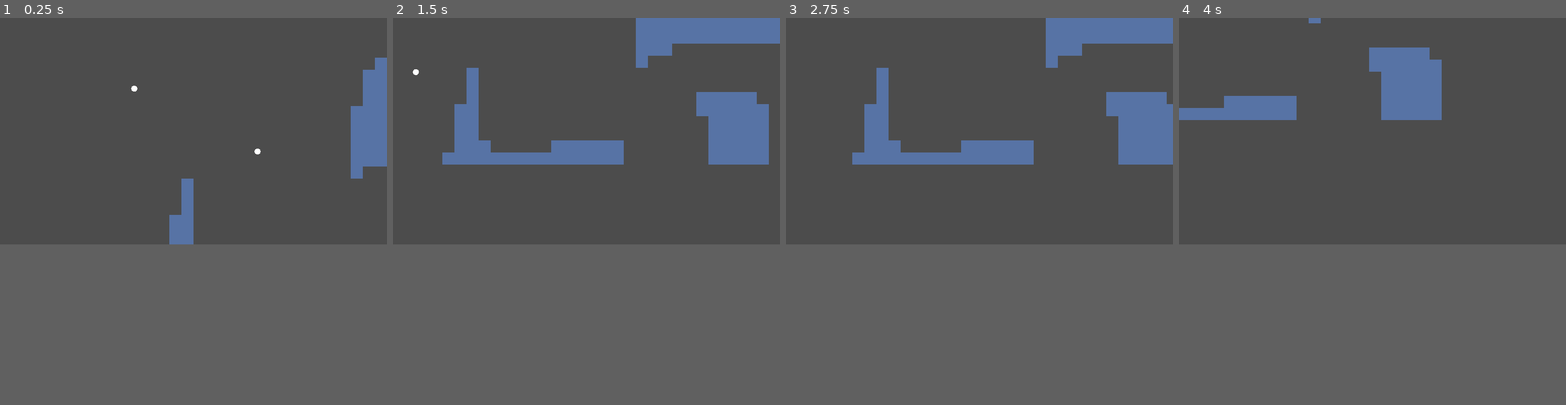
Above: before the commit, frames 1-4 (left to right).
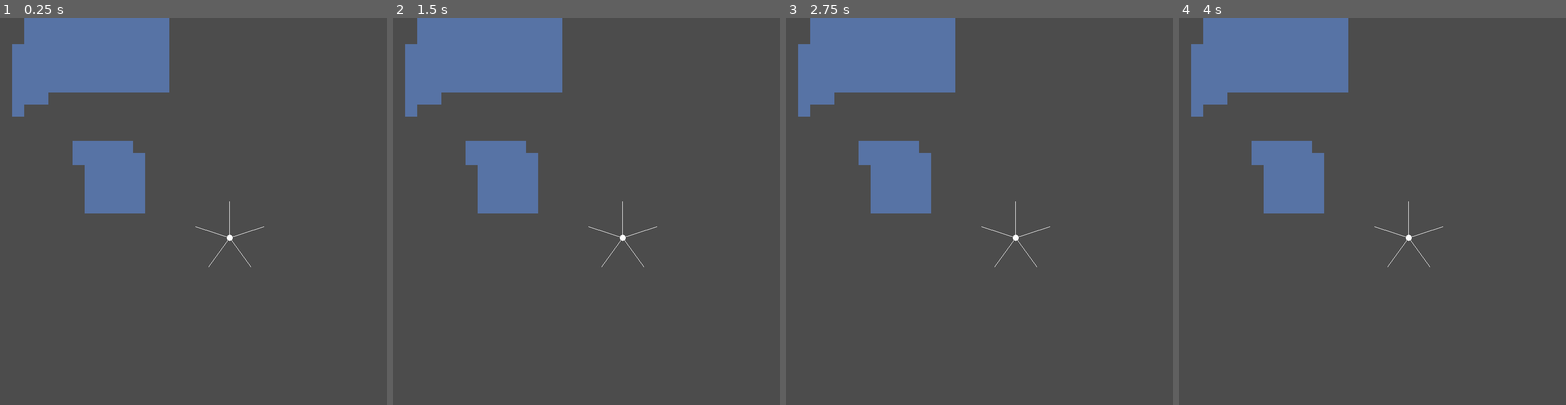
Above: after the commit, the same moments.

Repository: Synthasmagoria/Project-Seeker
Game: Godot game, scene res://levels/test/test.tscn
Two runs of this game, one before a commit and one after it. Both use one fixed random seed, a clock stepped at 60 frames per second and the inputs below.
Inputs:
- Up to frame 1 (0.25 s): no input
- Up to frame 2 (1.5 s): tap Enter (ui_accept) at 0.5, 0.6 s; hold Right (right) from 0.53 s (still down); tap Shift (jump) at 0.77, 0.8, 1.07, 1.35 s
- Up to frame 3 (2.75 s): tap Shift (jump) at 1.52, 1.82, 2.3 s; tap Enter (ui_accept) at 1.55, 2.1 s; release Right (right) at 2.03 s; hold Left (left) from 2.03 s (still down)
- Up to frame 4 (4 s): release Left (left) at 2.78 s; hold Right (right) from 2.78 s (still down); tap Enter (ui_accept) at 2.85 s; tap Shift (jump) at 3.02, 3.32, 3.6, 3.77 s
In our replay, the window is 800x468 before the commit and 800x800 after it. These sizes can differ from the game's own. Grey fills any space a smaller window leaves; there, only what the larger window draws over its background counts as a difference.

The runs differ from the first frame. In frame 1, 14% of the frame differs, in the area x 3-100%, y 0-65%; in frame 2, 18%; in frame 3, 18%; in frame 4, 15%.

Commit message:
Platform jump momentum & death
- Added a parameter to player that monitors the colliding platform's momentum (used in grounded state to gain velocity from a fast-moving platform)
- Added a death state
- Changed some get_node("Hitbox") calls to use scene unique names
as getters instead

Diff:
--- a/project/global/util.gd
+++ b/project/global/util.gd
@@ -13,3 +13,8 @@
 
 static func get_rectangle_shape_rect(col_shape : CollisionShape2D) -> Rect2:
 	return Rect2(col_shape.position - col_shape.shape.extents / 2, col_shape.shape.extents)
+
+## Call a function on all direct children of the passed node
+static func call_on_children(node : Node, f : FuncRef, args : Array = []) -> void:
+	for n in node.get_children():
+		n.callv(f, args)
--- a/project/levels/test/test.tscn
+++ b/project/levels/test/test.tscn
@@ -19,8 +19,7 @@
 export(float) var speed = 100.0
 
 func _ready() -> void:
-#	tween()
-	pass
+	tween()
 #	var _tw = create_tween()
 #	_tw.set_process_mode(Tween.TWEEN_PROCESS_PHYSICS)
 #	_tw.tween_property(self, \"unit_offset\", 1.0, 2.0)
@@ -45,6 +44,11 @@
 "points": PoolVector2Array( 0, 0, 0, 0, 224, 160, 2.97302, 51.136, -2.97302, -51.136, 160, 16, 0, 0, 0, 0, 224, -80, 0, 0, 0, 0, 272, 48 )
 }
 
+[sub_resource type="Curve2D" id=8]
+_data = {
+"points": PoolVector2Array( 0, 0, 0, 0, 624, 336, 1.7818, 86.4172, -1.7818, -86.4172, 832, 208, -5.34539, 72.1628, 5.34539, -72.1628, 624, 128, 0, 0, 0, 0, 816, -16 )
+}
+
 [node name="Test" type="Node2D"]
 __meta__ = {
 "_edit_vertical_guides_": [  ]
@@ -59,7 +63,7 @@
 script = ExtResource( 5 )
 
 [node name="Player" parent="." instance=ExtResource( 2 )]
-position = Vector2( 128, 80 )
+position = Vector2( 576, 288 )
 
 [node name="Path2D" type="Path2D" parent="."]
 position = Vector2( 48, 32 )
@@ -95,7 +99,7 @@
 curve = SubResource( 7 )
 
 [node name="PathFollow" type="PathFollow2D" parent="WheelPath"]
-position = Vector2( 223, 160 )
+position = Vector2( 224, 160 )
 rotate = false
 loop = false
 
@@ -106,7 +110,6 @@
 automatic_distance = 64.0
 automatic_distancing = true
 weight_factor = 3.0
-friction = 1.0
 path_follow_path = NodePath("..")
 path_reached_end_response = 1
 
@@ -122,4 +125,278 @@
 [node name="Platform8" parent="WheelPath/PathFollow/NodeWheelWeight" instance=ExtResource( 4 )]
 position = Vector2( -64, 9.66373e-06 )
 
+[node name="Platform" parent="." instance=ExtResource( 4 )]
+position = Vector2( 448, -240 )
+
+[node name="NodeWheel" type="Node2D" parent="."]
+position = Vector2( 448, -256 )
+script = ExtResource( 6 )
+angular_velocity = 25.0
+automatic_spacing = true
+automatic_distance = 144.0
+automatic_distancing = true
+
+[node name="NodeWheel" type="Node2D" parent="NodeWheel"]
+position = Vector2( -6.29444e-06, -144 )
+script = ExtResource( 6 )
+angular_velocity = 75.0
+automatic_spacing = true
+automatic_distance = 56.0
+automatic_distancing = true
+
+[node name="NodeWheel" type="Node2D" parent="NodeWheel/NodeWheel"]
+position = Vector2( -2.44784e-06, -56 )
+script = ExtResource( 6 )
+automatic_spacing = true
+automatic_distance = 28.0
+automatic_distancing = true
+
+[node name="Platform" parent="NodeWheel/NodeWheel/NodeWheel" instance=ExtResource( 4 )]
+position = Vector2( -1.22392e-06, -28 )
+
+[node name="Platform2" parent="NodeWheel/NodeWheel/NodeWheel" instance=ExtResource( 4 )]
+position = Vector2( 24.2487, 14 )
+
+[node name="Platform3" parent="NodeWheel/NodeWheel/NodeWheel" instance=ExtResource( 4 )]
+position = Vector2( -24.2487, 14 )
+
+[node name="NodeWheel2" type="Node2D" parent="NodeWheel/NodeWheel"]
+position = Vector2( 48.4974, 28 )
+script = ExtResource( 6 )
+automatic_spacing = true
+automatic_distance = 28.0
+automatic_distancing = true
+
+[node name="Platform" parent="NodeWheel/NodeWheel/NodeWheel2" instance=ExtResource( 4 )]
+position = Vector2( -1.22392e-06, -28 )
+
+[node name="Platform2" parent="NodeWheel/NodeWheel/NodeWheel2" instance=ExtResource( 4 )]
+position = Vector2( 24.2487, 14 )
+
+[node name="Platform3" parent="NodeWheel/NodeWheel/NodeWheel2" instance=ExtResource( 4 )]
+position = Vector2( -24.2487, 14 )
+
+[node name="NodeWheel3" type="Node2D" parent="NodeWheel/NodeWheel"]
+position = Vector2( -48.4974, 28 )
+script = ExtResource( 6 )
+automatic_spacing = true
+automatic_distance = 28.0
+automatic_distancing = true
+
+[node name="Platform" parent="NodeWheel/NodeWheel/NodeWheel3" instance=ExtResource( 4 )]
+position = Vector2( -1.22392e-06, -28 )
+
+[node name="Platform2" parent="NodeWheel/NodeWheel/NodeWheel3" instance=ExtResource( 4 )]
+position = Vector2( 24.2487, 14 )
+
+[node name="Platform3" parent="NodeWheel/NodeWheel/NodeWheel3" instance=ExtResource( 4 )]
+position = Vector2( -24.2487, 14 )
+
+[node name="NodeWheel2" type="Node2D" parent="NodeWheel"]
+position = Vector2( 144, 0 )
+script = ExtResource( 6 )
+angular_velocity = 75.0
+automatic_spacing = true
+automatic_distance = 56.0
+automatic_distancing = true
+
+[node name="NodeWheel" type="Node2D" parent="NodeWheel/NodeWheel2"]
+position = Vector2( -2.44784e-06, -56 )
+script = ExtResource( 6 )
+automatic_spacing = true
+automatic_distance = 28.0
+automatic_distancing = true
+
+[node name="Platform" parent="NodeWheel/NodeWheel2/NodeWheel" instance=ExtResource( 4 )]
+position = Vector2( -1.22392e-06, -28 )
+
+[node name="Platform2" parent="NodeWheel/NodeWheel2/NodeWheel" instance=ExtResource( 4 )]
+position = Vector2( 24.2487, 14 )
+
+[node name="Platform3" parent="NodeWheel/NodeWheel2/NodeWheel" instance=ExtResource( 4 )]
+position = Vector2( -24.2487, 14 )
+
+[node name="NodeWheel2" type="Node2D" parent="NodeWheel/NodeWheel2"]
+position = Vector2( 48.4974, 28 )
+script = ExtResource( 6 )
+automatic_spacing = true
+automatic_distance = 28.0
+automatic_distancing = true
+
+[node name="Platform" parent="NodeWheel/NodeWheel2/NodeWheel2" instance=ExtResource( 4 )]
+position = Vector2( -1.22392e-06, -28 )
+
+[node name="Platform2" parent="NodeWheel/NodeWheel2/NodeWheel2" instance=ExtResource( 4 )]
+position = Vector2( 24.2487, 14 )
+
+[node name="Platform3" parent="NodeWheel/NodeWheel2/NodeWheel2" instance=ExtResource( 4 )]
+position = Vector2( -24.2487, 14 )
+
+[node name="NodeWheel3" type="Node2D" parent="NodeWheel/NodeWheel2"]
+position = Vector2( -48.4974, 28 )
+script = ExtResource( 6 )
+automatic_spacing = true
+automatic_distance = 28.0
+automatic_distancing = true
+
+[node name="Platform" parent="NodeWheel/NodeWheel2/NodeWheel3" instance=ExtResource( 4 )]
+position = Vector2( -1.22392e-06, -28 )
+
+[node name="Platform2" parent="NodeWheel/NodeWheel2/NodeWheel3" instance=ExtResource( 4 )]
+position = Vector2( 24.2487, 14 )
+
+[node name="Platform3" parent="NodeWheel/NodeWheel2/NodeWheel3" instance=ExtResource( 4 )]
+position = Vector2( -24.2487, 14 )
+
+[node name="NodeWheel3" type="Node2D" parent="NodeWheel"]
+position = Vector2( -6.29444e-06, 144 )
+script = ExtResource( 6 )
+angular_velocity = 75.0
+automatic_spacing = true
+automatic_distance = 56.0
+automatic_distancing = true
+
+[node name="NodeWheel" type="Node2D" parent="NodeWheel/NodeWheel3"]
+position = Vector2( -2.44784e-06, -56 )
+script = ExtResource( 6 )
+automatic_spacing = true
+automatic_distance = 28.0
+automatic_distancing = true
+
+[node name="Platform" parent="NodeWheel/NodeWheel3/NodeWheel" instance=ExtResource( 4 )]
+position = Vector2( -1.22392e-06, -28 )
+
+[node name="Platform2" parent="NodeWheel/NodeWheel3/NodeWheel" instance=ExtResource( 4 )]
+position = Vector2( 24.2487, 14 )
+
+[node name="Platform3" parent="NodeWheel/NodeWheel3/NodeWheel" instance=ExtResource( 4 )]
+position = Vector2( -24.2487, 14 )
+
+[node name="NodeWheel2" type="Node2D" parent="NodeWheel/NodeWheel3"]
+position = Vector2( 48.4974, 28 )
+script = ExtResource( 6 )
+automatic_spacing = true
+automatic_distance = 28.0
+automatic_distancing = true
+
+[node name="Platform" parent="NodeWheel/NodeWheel3/NodeWheel2" instance=ExtResource( 4 )]
+position = Vector2( -1.22392e-06, -28 )
+
+[node name="Platform2" parent="NodeWheel/NodeWheel3/NodeWheel2" instance=ExtResource( 4 )]
+position = Vector2( 24.2487, 14 )
+
+[node name="Platform3" parent="NodeWheel/NodeWheel3/NodeWheel2" instance=ExtResource( 4 )]
+position = Vector2( -24.2487, 14 )
+
+[node name="NodeWheel3" type="Node2D" parent="NodeWheel/NodeWheel3"]
+position = Vector2( -48.4974, 28 )
+script = ExtResource( 6 )
+automatic_spacing = true
+automatic_distance = 28.0
+automatic_distancing = true
+
+[node name="Platform" parent="NodeWheel/NodeWheel3/NodeWheel3" instance=ExtResource( 4 )]
+position = Vector2( -1.22392e-06, -28 )
+
+[node name="Platform2" parent="NodeWheel/NodeWheel3/NodeWheel3" instance=ExtResource( 4 )]
+position = Vector2( 24.2487, 14 )
+
+[node name="Platform3" parent="NodeWheel/NodeWheel3/NodeWheel3" instance=ExtResource( 4 )]
+position = Vector2( -24.2487, 14 )
+
+[node name="NodeWheel4" type="Node2D" parent="NodeWheel"]
+position = Vector2( -144, 2.17434e-05 )
+script = ExtResource( 6 )
+angular_velocity = 75.0
+automatic_spacing = true
+automatic_distance = 56.0
+automatic_distancing = true
+
+[node name="NodeWheel" type="Node2D" parent="NodeWheel/NodeWheel4"]
+position = Vector2( -2.44784e-06, -56 )
+script = ExtResource( 6 )
+automatic_spacing = true
+automatic_distance = 28.0
+automatic_distancing = true
+
+[node name="Platform" parent="NodeWheel/NodeWheel4/NodeWheel" instance=ExtResource( 4 )]
+position = Vector2( -1.22392e-06, -28 )
+
+[node name="Platform2" parent="NodeWheel/NodeWheel4/NodeWheel" instance=ExtResource( 4 )]
+position = Vector2( 24.2487, 14 )
+
+[node name="Platform3" parent="NodeWheel/NodeWheel4/NodeWheel" instance=ExtResource( 4 )]
+position = Vector2( -24.2487, 14 )
+
+[node name="NodeWheel2" type="Node2D" parent="NodeWheel/NodeWheel4"]
+position = Vector2( 48.4974, 28 )
+script = ExtResource( 6 )
+automatic_spacing = true
+automatic_distance = 28.0
+automatic_distancing = true
+
+[node name="Platform" parent="NodeWheel/NodeWheel4/NodeWheel2" instance=ExtResource( 4 )]
+position = Vector2( -1.22392e-06, -28 )
+
+[node name="Platform2" parent="NodeWheel/NodeWheel4/NodeWheel2" instance=ExtResource( 4 )]
+position = Vector2( 24.2487, 14 )
+
+[node name="Platform3" parent="NodeWheel/NodeWheel4/NodeWheel2" instance=ExtResource( 4 )]
+position = Vector2( -24.2487, 14 )
+
+[node name="NodeWheel3" type="Node2D" parent="NodeWheel/NodeWheel4"]
+position = Vector2( -48.4974, 28 )
+script = ExtResource( 6 )
+automatic_spacing = true
+automatic_distance = 28.0
+automatic_distancing = true
+
+[node name="Platform" parent="NodeWheel/NodeWheel4/NodeWheel3" instance=ExtResource( 4 )]
+position = Vector2( -1.22392e-06, -28 )
+
+[node name="Platform2" parent="NodeWheel/NodeWheel4/NodeWheel3" instance=ExtResource( 4 )]
+position = Vector2( 24.2487, 14 )
+
+[node name="Platform3" parent="NodeWheel/NodeWheel4/NodeWheel3" instance=ExtResource( 4 )]
+position = Vector2( -24.2487, 14 )
+
+[node name="WindingPath" type="Path2D" parent="."]
+curve = SubResource( 8 )
+
+[node name="Follower" type="PathFollow2D" parent="WindingPath"]
+position = Vector2( 624, 336 )
+rotate = false
+
+[node name="NodeWheelWeight" type="Node2D" parent="WindingPath/Follower"]
+script = ExtResource( 3 )
+angular_velocity = 0.0
+automatic_spacing = true
+automatic_distance = 48.0
+automatic_distancing = true
+friction = 0.1
+path_movement_speed = 0.629
+path_follow_path = NodePath("..")
+path_reached_beginning_response = 1
+path_reached_end_response = 1
+
+[node name="Platform" parent="WindingPath/Follower/NodeWheelWeight" instance=ExtResource( 4 )]
+position = Vector2( -2.09815e-06, -48 )
+moving_platform_apply_velocity_on_leave = 2
+
+[node name="Platform5" parent="WindingPath/Follower/NodeWheelWeight" instance=ExtResource( 4 )]
+position = Vector2( 45.6507, -14.8328 )
+moving_platform_apply_velocity_on_leave = 2
+
+[node name="Platform2" parent="WindingPath/Follower/NodeWheelWeight" instance=ExtResource( 4 )]
+position = Vector2( 28.2137, 38.8328 )
+moving_platform_apply_velocity_on_leave = 2
+
+[node name="Platform3" parent="WindingPath/Follower/NodeWheelWeight" instance=ExtResource( 4 )]
+position = Vector2( -28.2137, 38.8328 )
+moving_platform_apply_velocity_on_leave = 2
+
+[node name="Platform4" parent="WindingPath/Follower/NodeWheelWeight" instance=ExtResource( 4 )]
+position = Vector2( -45.6507, -14.8328 )
+moving_platform_apply_velocity_on_leave = 2
+
 [connection signal="tween_completed" from="Path2D/PathFollow2D/Tween" to="Path2D/PathFollow2D" method="_on_Tween_tween_completed"]
--- a/project/objects/node wheel/node_wheel.gd
+++ b/project/objects/node wheel/node_wheel.gd
@@ -60,12 +60,12 @@
 	if !_initialized:
 		init()
 		_initialized = true
-
+	update()
 	for n in get_children():
 		n.position = _rotation_matrix * n.position
 
 func _draw() -> void:
-	if Engine.editor_hint:
-		for n in get_children():
-			draw_line(Vector2.ZERO, n.position, Color.white)
+#	if Engine.editor_hint:
+	for n in get_children():
+		draw_line(Vector2.ZERO, n.position, Color.white)
 	draw_circle(Vector2.ZERO, 4, Color.white)
--- a/project/objects/node wheel/node_wheel_weight.gd
+++ b/project/objects/node wheel/node_wheel_weight.gd
@@ -6,22 +6,28 @@
 var platform : KinematicBody2D
 var player : KinematicBody2D
 
-export(float) var weight_factor = 7.0
-export(float) var friction = 5.0
+## The significance to momentum of the weight put onto the the wheel's platforms by the player
+export(float, 0.1, 5.0) var weight_factor = 2.0
+## The rate at which the wheel slows its rotation
+export(float, 0.1, 5.0) var friction = 1.0
+
+## The speed at which the wheel moves along its path
+export(float, 0.1, 5.0) var path_movement_speed = 1.0
+## The path to follow as the wheel rotates
 export(NodePath) var path_follow_path
-var path_follow : PathFollow2D
+# The reference of the path to follow
+onready var _path_follow : PathFollow2D = get_node(path_follow_path)
 
+## The action to perform when the end of a path has been reached
 enum PathEndResponse{SPIN, STOP, DETACH}
 export(PathEndResponse) var path_reached_beginning_response
 export(PathEndResponse) var path_reached_end_response
-
 
 func _ready() -> void:
 	var _player = NodeUtil.get_first_node_in_group("player")
 	if _player:
 		_player.connect("entered_platform", self, "_on_player_entered_platform", [_player])
 		_player.connect("exited_platform", self, "_on_player_exited_platform", [_player])
-	path_follow = get_node(path_follow_path)
 
 func _process(delta: float) -> void:
 	var _new_av = angular_velocity
@@ -32,20 +38,20 @@
 		_new_av += player.up.dot(_plat_up) * weight_factor
 	_new_av = max(abs(_new_av) - friction, 0.0) * sign(_new_av)
 
-	var _next_pf_offset = path_follow.offset + _new_av * get_physics_process_delta_time()
-	var _path_length = path_follow.get_parent().curve.get_baked_length()
+	var _next_pf_offset = _path_follow.offset + _new_av * get_physics_process_delta_time()
+	var _path_length = _path_follow.get_parent().curve.get_baked_length()
 	var _next_pf_offset_clamped = clamp(_next_pf_offset, 0.0, _path_length)
 
 	if _next_pf_offset <= 0.0:
 		match path_reached_beginning_response:
 			PathEndResponse.STOP:
-				_new_av = (_next_pf_offset_clamped - path_follow.offset) / get_physics_process_delta_time()
+				_new_av = (_next_pf_offset_clamped - _path_follow.offset) / get_physics_process_delta_time()
 			PathEndResponse.DETACH:
 				pass # function that detaches the node from the path follow
 	elif _next_pf_offset >= _path_length:
 		match path_reached_end_response:
 			PathEndResponse.STOP:
-				_new_av = (_next_pf_offset_clamped - path_follow.offset) / get_physics_process_delta_time()
+				_new_av = (_next_pf_offset_clamped - _path_follow.offset) / get_physics_process_delta_time()
 			PathEndResponse.DETACH:
 				pass # function that detaches the node from the path follow
 
@@ -55,7 +61,7 @@
 func _physics_process(delta: float) -> void:
 	var _path_follow = get_node(path_follow_path)
 	if is_instance_valid(_path_follow):
-		_path_follow.offset += angular_velocity * delta
+		_path_follow.offset += angular_velocity * path_movement_speed * delta
 
 func _on_player_entered_platform(plat : KinematicBody2D, play : KinematicBody2D) -> void:
 	if plat.get_parent() == self:
--- a/project/objects/player/player.gd
+++ b/project/objects/player/player.gd
@@ -21,6 +21,8 @@
 	elif !val && platform:
 		emit_signal("exited_platform", platform)
 	platform = val
+## The velocity of the collided platform
+var platform_velocity : Vector2
 
 ## The state machine dictating player behavior
 onready var state_machine := $StateMachine
@@ -40,13 +42,28 @@
 	else:
 		return null
 
+func _process(delta: float) -> void:
+	if Input.is_action_just_pressed("ui_accept"):
+		die()
+
+## Forces player into the 'Dead' state
+func die() -> void:
+	if state_machine.get_current_state().name != "Dead":
+		state_machine.push_by_name("Dead")
+
 func velocity_movement(vel : Vector2, snap : bool) -> void:
 	previous_position = position
 	move_and_slide_with_snap(vel, get_snap_vector(snap_distance, up) * float(snap), up)
 
 	## Scan slide collisions for platform
 	if get_slide_count() > 0:
-		set_platform(kinematic_collision_get_platform(get_slide_collision(0)))
+		for i in get_slide_count():
+			var _plat_col = get_slide_collision(i)
+			if _plat_col:
+				set_platform(kinematic_collision_get_platform(_plat_col))
+				platform_velocity = _plat_col.collider_velocity
+				print(platform_velocity)
+				break
 	else:
 		set_platform(null)
 
@@ -56,3 +73,9 @@
 
 func _ready() -> void:
 	state_machine.init([self])
+
+func _on_KillerDetector_area_entered(area: Area2D) -> void:
+	die()
+
+func _on_KillerDetector_body_entered(body: Node) -> void:
+	die()
--- a/project/objects/player/player.tscn
+++ b/project/objects/player/player.tscn
@@ -1,7 +1,8 @@
-[gd_scene load_steps=6 format=2]
+[gd_scene load_steps=7 format=2]
 
 [ext_resource path="res://objects/player/player.gd" type="Script" id=1]
 [ext_resource path="res://objects/player/hitshape.tres" type="Shape2D" id=2]
+[ext_resource path="res://objects/player/states/dead.gd" type="Script" id=3]
 [ext_resource path="res://base/state machine/state_machine.gd" type="Script" id=4]
 [ext_resource path="res://objects/player/states/grounded.gd" type="Script" id=5]
 [ext_resource path="res://objects/player/states/airborne.gd" type="Script" id=6]
@@ -11,7 +12,17 @@
 collision_mask = 5
 script = ExtResource( 1 )
 
-[node name="Hitbox" type="CollisionShape2D" parent="."]
+[node name="KinematicHitshape" type="CollisionShape2D" parent="."]
+unique_name_in_owner = true
+shape = ExtResource( 2 )
+
+[node name="KillerDetector" type="Area2D" parent="."]
+collision_layer = 0
+collision_mask = 8
+monitorable = false
+
+[node name="KillerHitshape" type="CollisionShape2D" parent="KillerDetector"]
+unique_name_in_owner = true
 shape = ExtResource( 2 )
 
 [node name="PlatformDetector" type="Area2D" parent="."]
@@ -19,7 +30,8 @@
 collision_mask = 4
 monitorable = false
 
-[node name="Hitbox" type="CollisionShape2D" parent="PlatformDetector"]
+[node name="PlatformHitshape" type="CollisionShape2D" parent="PlatformDetector"]
+unique_name_in_owner = true
 shape = ExtResource( 2 )
 
 [node name="StateMachine" type="Node" parent="."]
@@ -32,3 +44,9 @@
 
 [node name="Airborne" type="Node" parent="StateMachine"]
 script = ExtResource( 6 )
+
+[node name="Dead" type="Node" parent="StateMachine"]
+script = ExtResource( 3 )
+
+[connection signal="area_entered" from="KillerDetector" to="." method="_on_KillerDetector_area_entered"]
+[connection signal="body_entered" from="KillerDetector" to="." method="_on_KillerDetector_body_entered"]
--- a/project/objects/player/states/airborne.gd
+++ b/project/objects/player/states/airborne.gd
@@ -50,7 +50,7 @@
 	# Snap to platform
 	var _platform = get_first_overlapping_platform(platform_detector)
 	if previous_frame_platform && !_platform:
-		var _hitbox = player.get_node("Hitbox") as CollisionShape2D
+		var _hitbox = $"%KinematicHitbox"
 		var _feet = player.position + _hitbox.position + _hitbox.shape.extents
 		var _plat_hitbox = previous_frame_platform.get_node("Hitbox")
 		var _plat_top = previous_frame_platform.global_position - _plat_hitbox.shape.extents
--- /dev/null
+++ b/project/objects/player/states/dead.gd
@@ -0,0 +1,21 @@
+extends PlayerState
+
+# Deprecated because scene unique names exist now (cool!)
+#func disable_kinematic_hitbox() -> void:
+#	player.get_node("Hitbox").set_deferred("disabled", true)
+#
+#func disable_child_area_hitboxes() -> void:
+#	for n in player.get_children():
+#		if n is Area2D:
+#			for nn in n.get_children():
+#				if nn is CollisionShape2D:
+#					nn.set_deferred("disabled", true)
+
+## Disable all the player's hitshapes
+func disable_hitshapes() -> void:
+	$"%KinematicHitshape".set_deferred("disabled", true)
+	$"%KillerHitshape".set_deferred("disabled", true)
+	$"%PlatformHitshape".set_deferred("disabled", true)
+
+func enter() -> void:
+	disable_hitshapes()
--- a/project/objects/player/states/grounded.gd
+++ b/project/objects/player/states/grounded.gd
@@ -1,8 +1,6 @@
 extends PlayerState
 
 var jump_strength := 400.0
-## Platform currently standing on
-var platform : KinematicBody2D
 
 func enter() -> void:
 	pass
@@ -23,6 +21,9 @@
 	if Input.is_action_just_pressed("jump"):
 		player.velocity.y = -jump_strength
 		_jumped = true
+		# Add platform velocity to player's velocity when jumping off a platform
+		if player.platform:
+			player.velocity.y += min(0.0, player.platform_velocity.y)
 
 	player.velocity_movement(player.velocity, !_jumped)
 
--- a/project/project.godot
+++ b/project/project.godot
@@ -78,9 +78,9 @@
 [display]
 
 window/size/width=512
-window/size/height=300
+window/size/height=512
 window/size/test_width=1024
-window/size/test_height=600
+window/size/test_height=1024
 window/dpi/allow_hidpi=true
 window/vsync/use_vsync=false
 window/stretch/mode="2d"
@@ -128,6 +128,7 @@
 2d_physics/layer_1="Solids"
 2d_physics/layer_2="Player"
 2d_physics/layer_3="Platforms"
+2d_physics/layer_4="Killer"
 
 [network]
 
Not shown: 1 places in project/levels/test/test.tscn that only renumber resources
